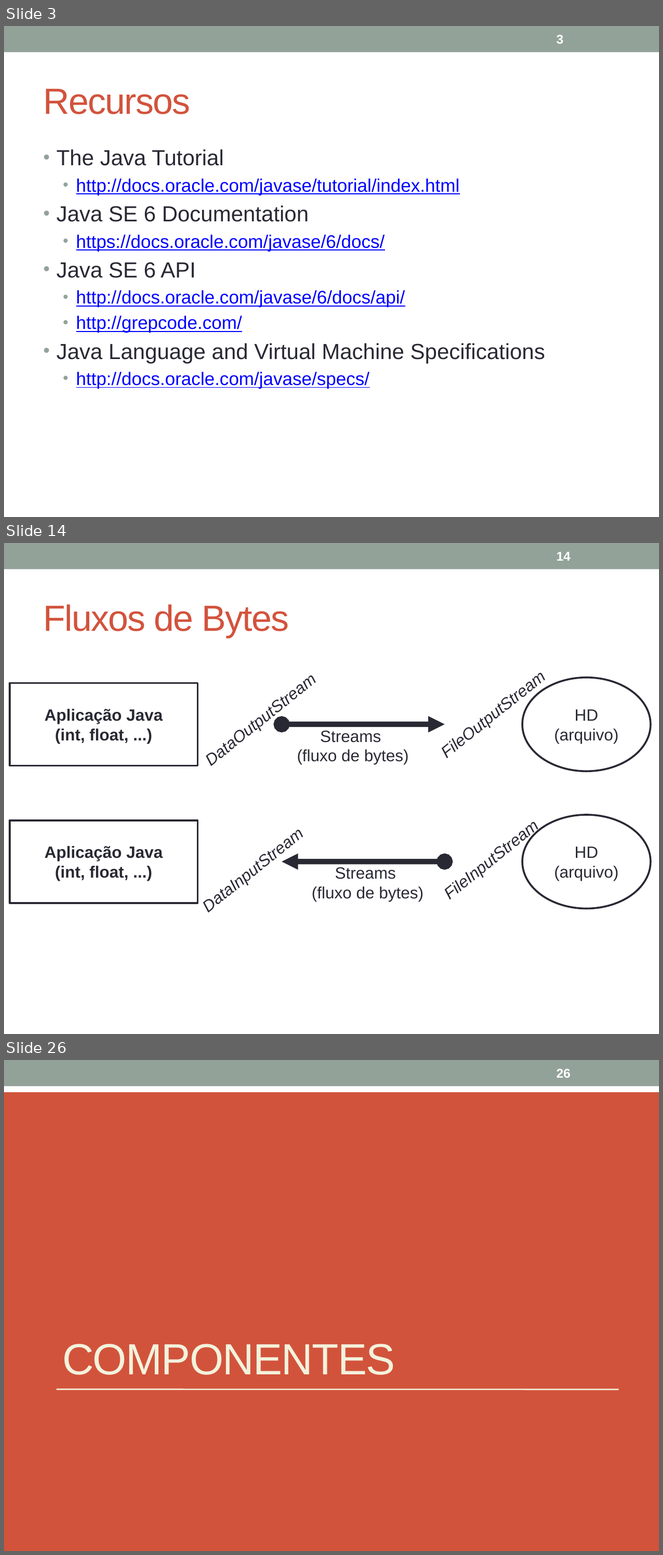
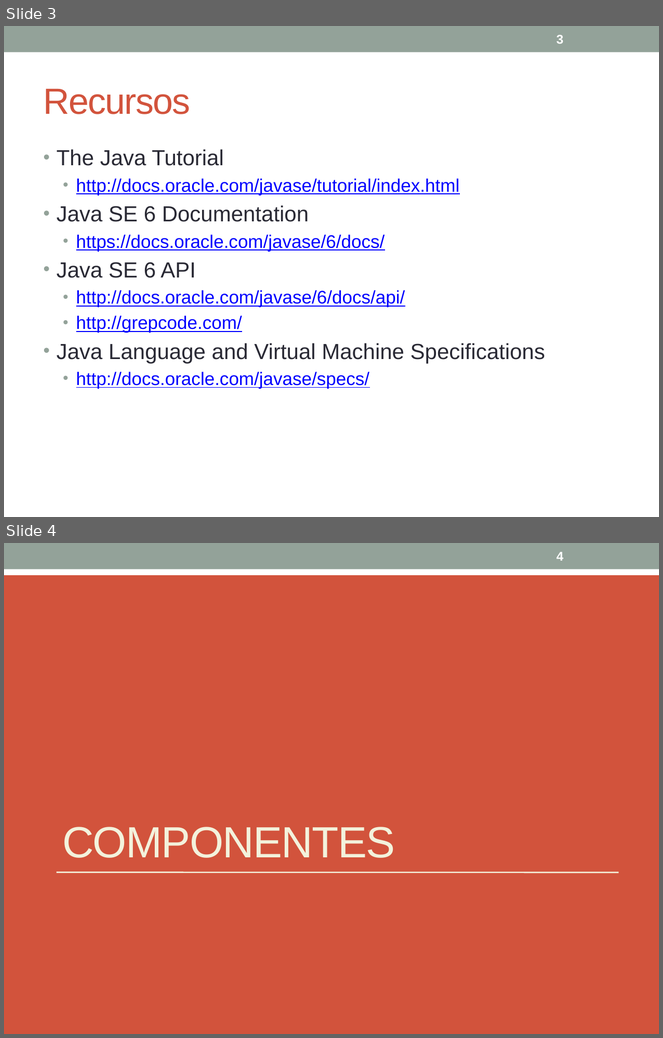
Before and after one commit to julioapm/JavaBasico, a slide deck: Material/JavaOO2.pptx. Shown one above the other, each under a label of ours: slides 3, 14 and 26 before the commit, slides 3 and 4 after it; the slides between them are not shown. The pictures are 663x1555 and 663x1038 pixels, drawn with LibreOffice and Linux fonts; fonts in the diff are those of the drawing. Boxes give left, top, right and bottom in pixels: in the first picture for what was removed or moved away, otherwise in the second. Text is boxed around its words. In the diff, an @@ line names an element or a change of style, - is before the commit and + after.

```diff
--- a/Material/JavaOO2.pptx
+++ b/Material/JavaOO2.pptx
@@ slide 14 removed at [4,543,659,1034], background #FFFFFF; not listed: 1 template element that a slide beside it also shows @@
@@ page number removed at [557,552,571,561] @@
-14
@@ title removed at [44,604,289,638] @@
-Fluxos de Bytes
@@ text removed at [189,658,332,780] @@
-DataOutputStream
@@ text removed at [427,657,558,769] @@
-FileOutputStream
@@ ellipse removed at [522,677,651,771] @@
-HD
-(arquivo)
@@ rectangle removed at [10,683,198,766] @@
-Aplicação Java
-(int, float, ...)
@@ double arrow removed from (282, 724) to (445, 724) @@
@@ text removed at [297,731,409,765] @@
-Streams
-(fluxo de bytes)
@@ text removed at [427,805,554,914] @@
-FileInputStream
@@ rectangle removed at [10,821,198,903] @@
-Aplicação Java
-(int, float, ...)
@@ text removed at [189,815,315,924] @@
-DataInputStream
@@ ellipse removed at [522,815,651,909] @@
-HD
-(arquivo)
@@ double arrow removed from (445, 862) to (282, 862) @@
@@ text removed at [312,867,424,902] @@
-Streams
-(fluxo de bytes)
@@ what was slide 26 is now slide 4 @@
@@ page number at [557,552,564,561]: text changed @@
-26
+4
```
Also in this commit, not shown: 21 other slides removed.
